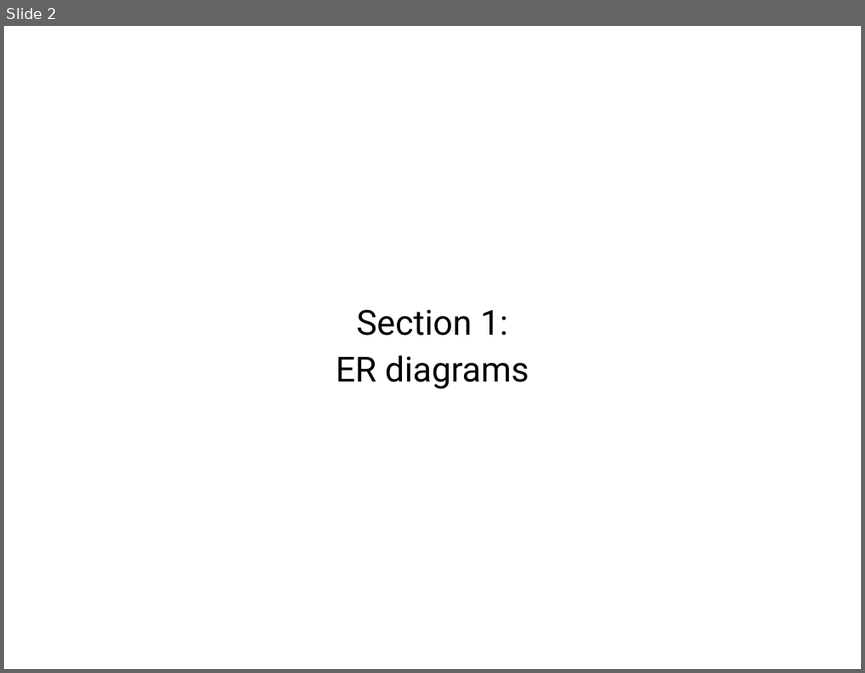
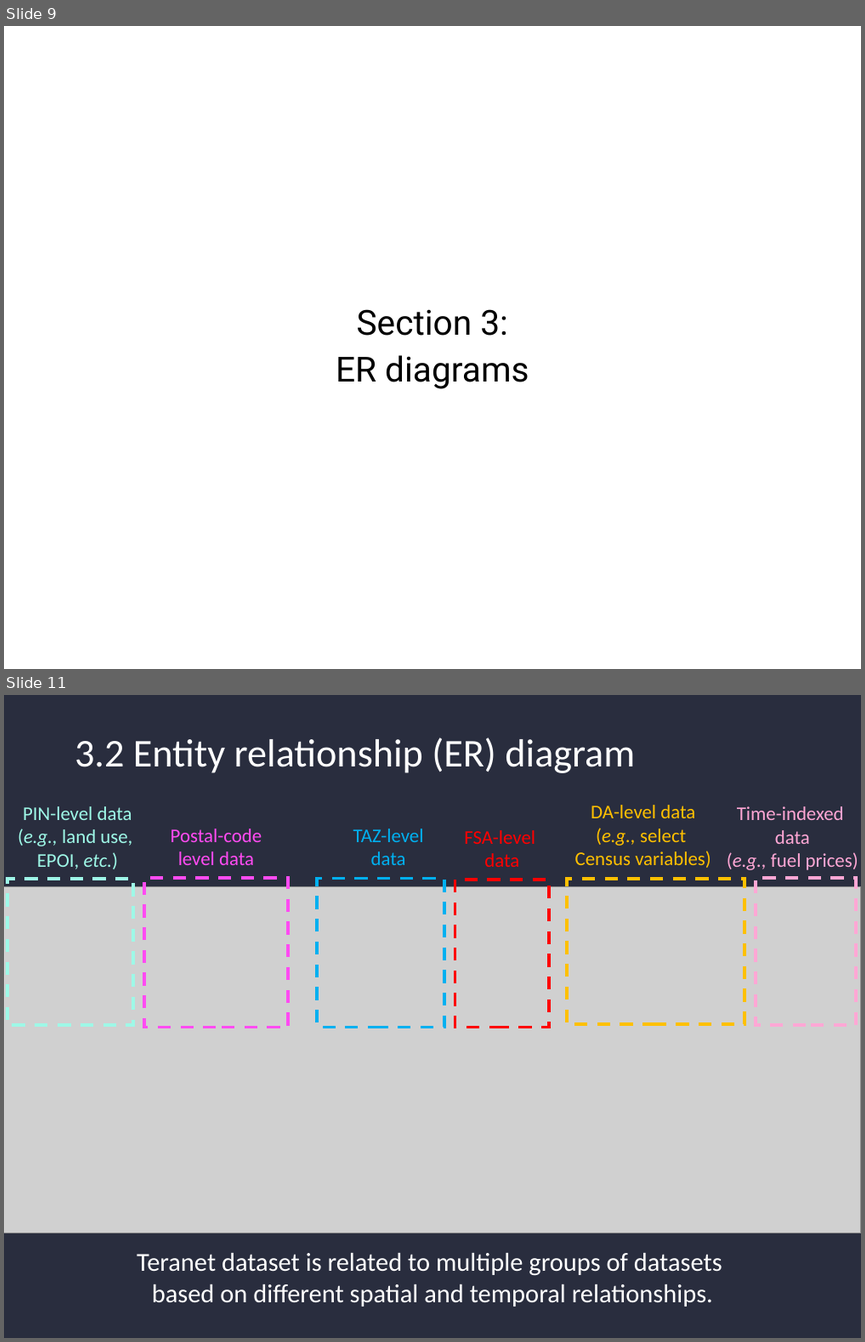
Before and after one commit to stepan-o/thesis, a slide deck: presentations/rdbms_design.pptx. Shown one above the other, each under a label of ours: slide 2 before the commit, slides 9 and 11 after it; the slides between them are not shown. The pictures are 865x673 and 865x1342 pixels, drawn with LibreOffice and Linux fonts; fonts in the diff are those of the drawing; grey boxes stand for pictures. Boxes give left, top, right and bottom in pixels: in the first picture for what was removed or moved away, otherwise in the second. Text is boxed around its words. In the diff, an @@ line names an element or a change of style, - is before the commit and + after.

Commit message:
update presentation with data flows and ER diagrams

```diff
--- a/presentations/rdbms_design.pptx
+++ b/presentations/rdbms_design.pptx
@@ slide 11 added at (4,695,861,1338), background #292D3E @@
@@ text added at (75,737,635,773), 36.4 pt, text #FFFFFF @@
+3.2 Entity relationship (ER) diagram
@@ text added at (18,806,132,869), 18 pt, text #9EF8E7 @@
+PIN-level data
+(e.g., land use,
+EPOI, etc.)
@@ text added at (575,805,711,868), 18 pt, text #FFC000 @@
+DA-level data
+(e.g., select
+Census variables)
@@ text added at (726,806,858,870), 18 pt, text #FFA7D5 @@
+Time-indexed
+data
+(e.g., fuel prices)
@@ text added at (171,828,262,865), 18 pt, text #FF4BF2 @@
+Postal-code
+level data
@@ text added at (353,828,424,865), 18 pt, text #00B0F0 @@
+TAZ-level data
@@ text added at (464,830,535,867), 18 pt, text #FF0000 @@
+FSA-level
+data
@@ picture added at (4,887,861,1233) @@
@@ rectangle added at (7,879,134,1025), outline #9EF8E7 3 pt dashed @@
@@ rectangle added at (144,878,288,1027), outline #FF4BF2 3 pt dashed @@
@@ rectangle added at (318,879,445,1027), outline #00B0F0 3 pt dashed @@
@@ rectangle added at (455,879,549,1027), outline #FF0000 3 pt dashed @@
@@ rectangle added at (567,879,744,1025), outline #FFC000 3 pt dashed @@
@@ rectangle added at (756,878,857,1025), outline #FFA7D5 3 pt dashed @@
@@ text added at (137,1253,722,1306), 24 pt, text #FFFFFF @@
+Teranet dataset is related to multiple groups of datasets
+based on different spatial and temporal relationships.
@@ what was slide 2 is now slide 9 @@
@@ slide 9 changed as well @@
@@ subtitle at (357,309,508,335): text changed @@
-Section 1:
+Section 3:
```
Also in this commit, not shown: 8 other slides changed, 8 other slides added.
